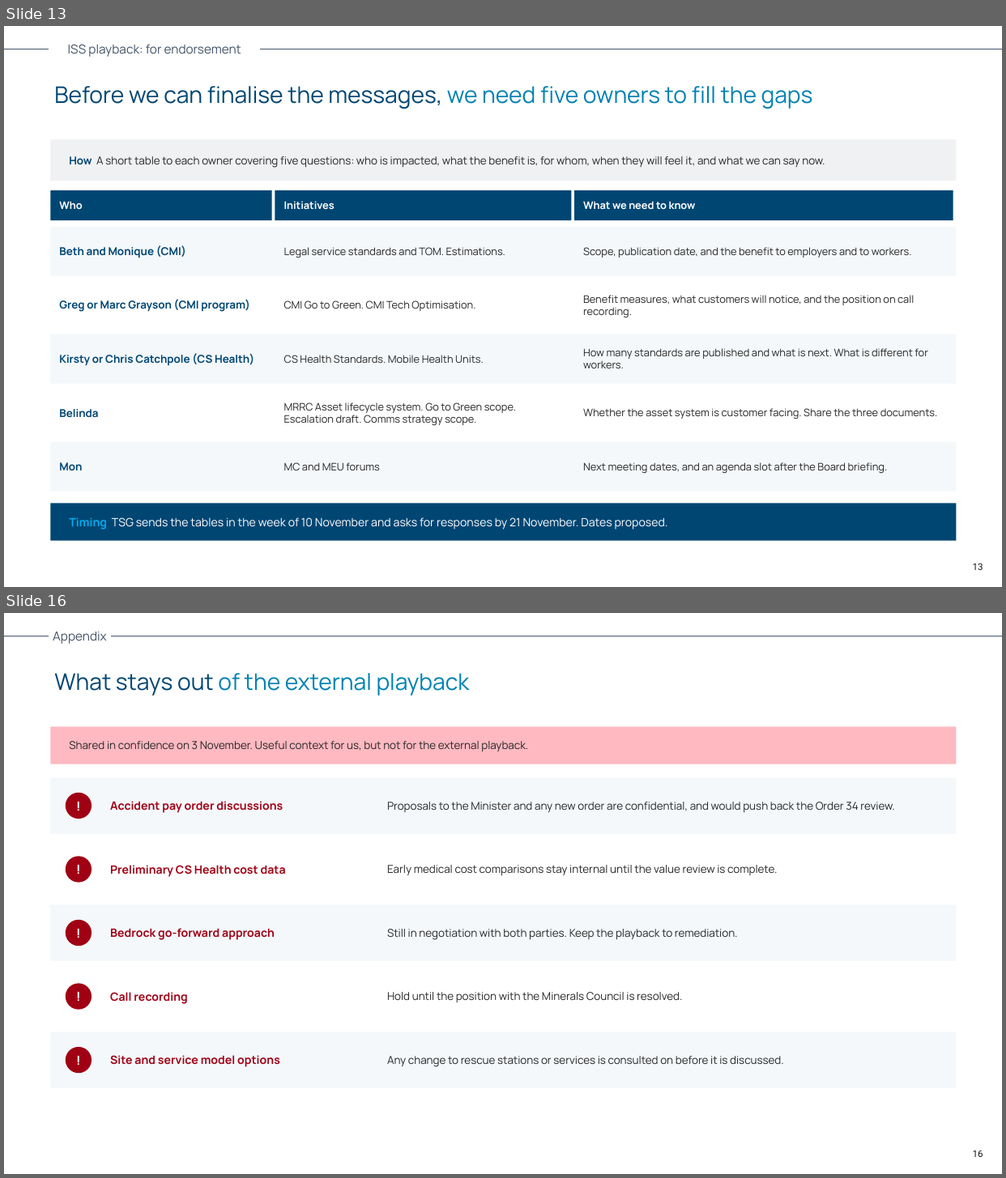
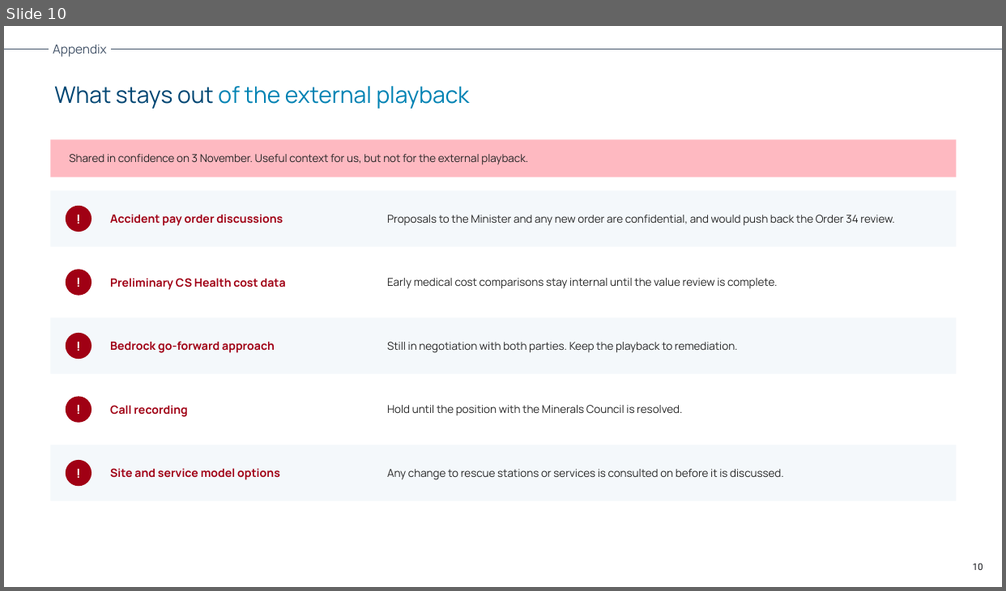
Before and after one commit to alyciawolf02/claude, a slide deck: outputs/ISS_Playback_For_Endorsement.pptx. Shown one above the other, each under a label of ours: slides 13 and 16 before the commit, slide 10 after it; the slides between them are not shown. The pictures are 1006x1178 and 1006x591 pixels, drawn with LibreOffice and Linux fonts; fonts in the diff are those of the drawing. Boxes give left, top, right and bottom in pixels: in the first picture for what was removed or moved away, otherwise in the second. Text is boxed around its words. In the diff, an @@ line names an element or a change of style, - is before the commit and + after.

```diff
--- a/outputs/ISS_Playback_For_Endorsement.pptx
+++ b/outputs/ISS_Playback_For_Endorsement.pptx
@@ slide 13 removed at <box>4,26,1002,587</box>, background #FFFFFF @@
@@ line removed from (4, 49) to (49, 49) @@
@@ text removed at <box>68,44,241,57</box> @@
-ISS playback: for endorsement
@@ line removed from (260, 49) to (1002, 49) @@
@@ text removed at <box>54,86,813,109</box> @@
-Before we can finalise the messages, we need five owners to fill the gaps
@@ rectangle removed at <box>50,139,957,181</box> @@
-How A short table to each owner covering five questions: who is impacted, what the benefit is, for whom, when they will feel it, and what we can say now.
@@ rectangle removed at <box>50,190,272,220</box> @@
-Who
@@ rectangle removed at <box>275,190,572,220</box> @@
-Initiatives
@@ rectangle removed at <box>574,190,953,220</box> @@
-What we need to know
@@ rectangle removed at <box>50,227,957,276</box> @@
@@ text removed at <box>59,246,186,258</box> @@
-Beth and Monique (CMI)
@@ text removed at <box>284,247,505,258</box> @@
-Legal service standards and TOM. Estimations.
@@ text removed at <box>583,247,912,258</box> @@
-Scope, publication date, and the benefit to employers and to workers.
@@ rectangle removed at <box>50,280,957,330</box> @@
@@ text removed at <box>59,299,250,312</box> @@
-Greg or Marc Grayson (CMI program)
@@ text removed at <box>284,301,475,311</box> @@
-CMI Go to Green. CMI Tech Optimisation.
@@ text removed at <box>583,295,914,318</box> @@
-Benefit measures, what customers will notice, and the position on call recording.
@@ rectangle removed at <box>50,335,957,384</box> @@
@@ text removed at <box>59,353,254,366</box> @@
-Kirsty or Chris Catchpole (CS Health)
@@ text removed at <box>284,355,484,363</box> @@
-CS Health Standards. Mobile Health Units.
@@ text removed at <box>583,348,927,369</box> @@
-How many standards are published and what is next. What is different for workers.
@@ rectangle removed at <box>50,388,957,437</box> @@
@@ text removed at <box>59,409,98,417</box> @@
-Belinda
@@ text removed at <box>284,403,516,426</box> @@
-MRRC Asset lifecycle system. Go to Green scope. Escalation draft. Comms strategy scope.
@@ text removed at <box>583,408,938,420</box> @@
-Whether the asset system is customer facing. Share the three documents.
@@ rectangle removed at <box>50,442,957,492</box> @@
@@ text removed at <box>59,463,82,471</box> @@
-Mon
@@ text removed at <box>284,463,380,471</box> @@
-MC and MEU forums
@@ text removed at <box>583,463,888,474</box> @@
-Next meeting dates, and an agenda slot after the Board briefing.
@@ rectangle removed at <box>50,504,957,541</box> @@
-Timing TSG sends the tables in the week of 10 November and asks for responses by 21 November. Dates proposed.
@@ page number removed at <box>973,563,983,570</box> @@
-13
@@ what was slide 16 is now slide 10 @@
@@ page number at <box>973,563,983,570</box>: text changed @@
-16
+10
```
Also in this commit, not shown: 7 slides changed, 5 other slides removed.
